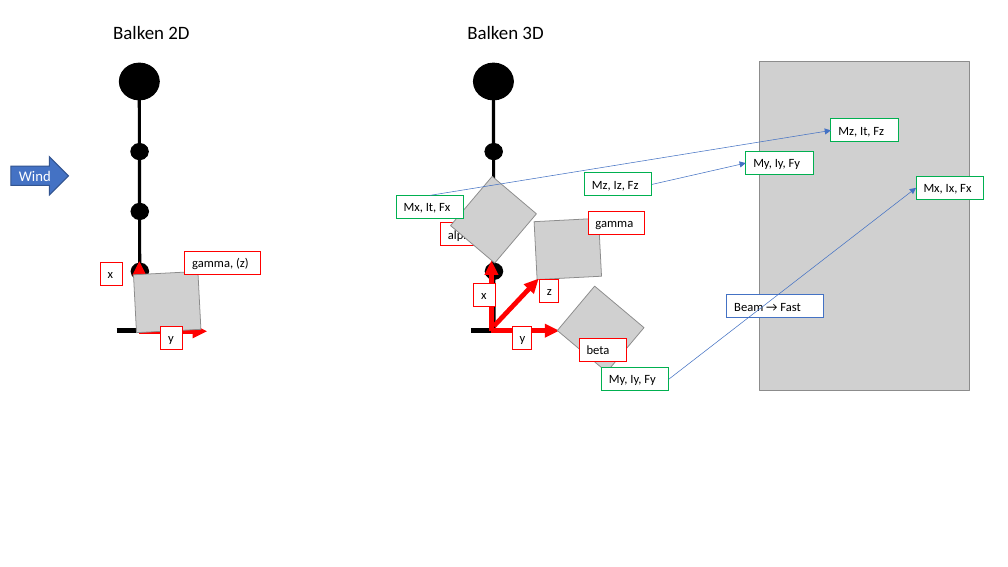
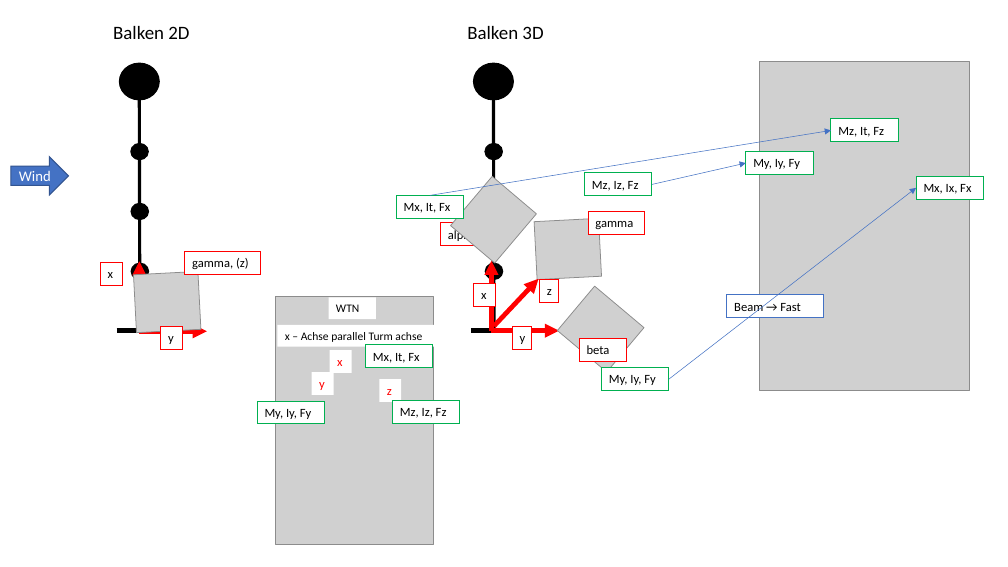
Before and after one commit to JoZimmer/CoupledBeams, a slide deck: slide 2 of Übersicht_3DBeam.pptx. Drawn at 1008x567 pixels with LibreOffice and Linux fonts; fonts in the diff are those of the drawing; grey boxes stand for pictures. Boxes give left, top, right and bottom in pixels: in the first picture for what was removed or moved away, otherwise in the second. Text is boxed around its words. In the diff, an @@ line names an element or a change of style, - is before the commit and + after.

```diff
--- a/Übersicht_3DBeam.pptx
+++ b/Übersicht_3DBeam.pptx
@@ rectangle added at (365, 345, 433, 368), fill #FFFFFF, outline #00B050 0.75 pt, 12 pt, text #000000 @@
+Mx, It, Fx
@@ group added at (275, 296, 438, 544): 5 rectangles, 1 picture @@
+WTN
+x – Achse parallel Turm achse
+z
+x
+y
@@ rectangle added at (257, 402, 324, 424), fill #FFFFFF, outline #00B050 0.75 pt, 12 pt, text #000000 @@
+My, Iy, Fy
@@ rectangle added at (392, 401, 460, 423), fill #FFFFFF, outline #00B050 0.75 pt, 12 pt, text #000000 @@
+Mz, Iz, Fz
```
Also in this commit, not shown: 1 slide added, 8 other files.
